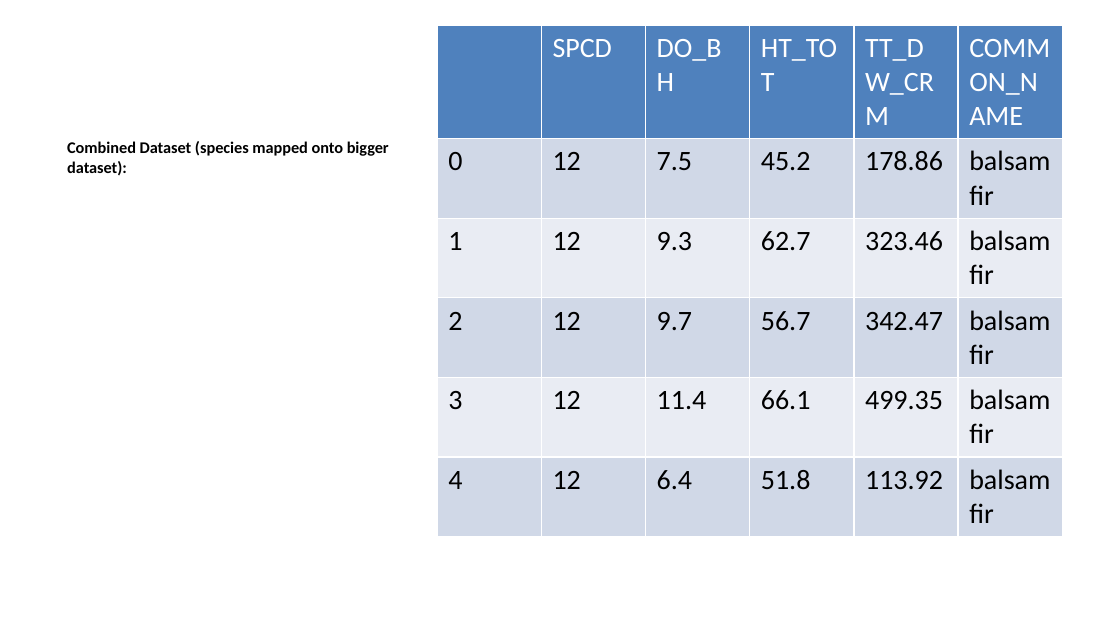
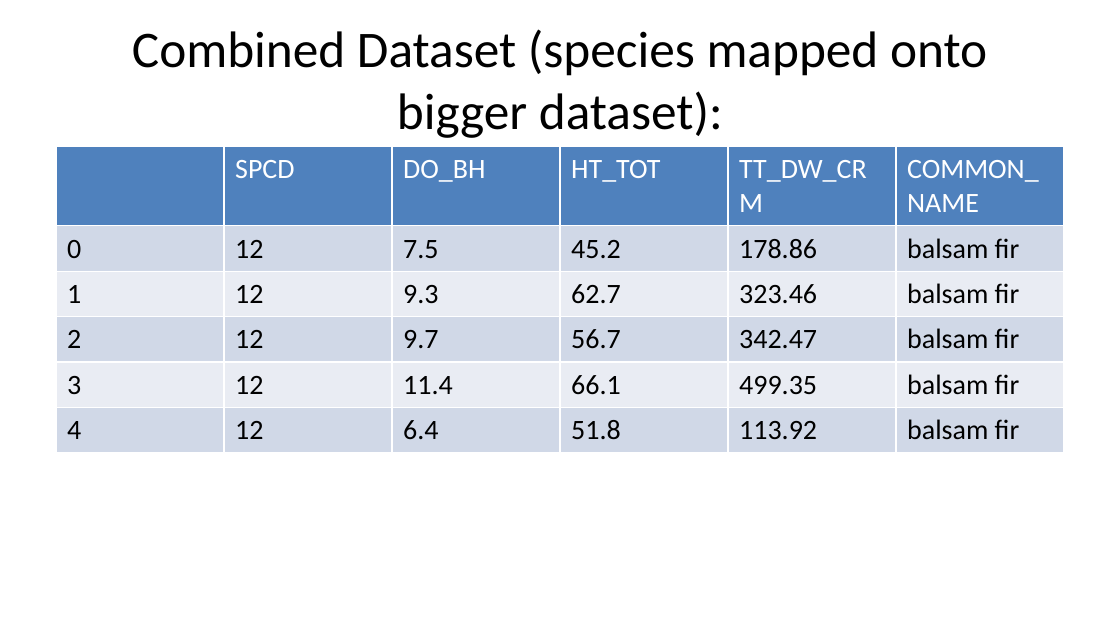
Before and after one commit to deancallahan25/Redwood-Analytics-Portfolio, a slide deck: slide 17 of Project-3/individual-models/data/presentation.pptx (slide 13 before the commit). Drawn at 1120x630 pixels with LibreOffice and Linux fonts; fonts in the diff are those of the drawing. Boxes give left, top, right and bottom in pixels: in the first picture for what was removed or moved away, otherwise in the second. Text is boxed around its words. In the diff, an @@ line names an element or a change of style, - is before the commit and + after.

```diff
--- a/Project-3/individual-models/data/presentation.pptx
+++ b/Project-3/individual-models/data/presentation.pptx
@@ title "Combined Dataset (species mapped onto ...": place and size @@
-title "Combined Dataset (species mapped onto ..." at <box>67,141,389,175</box>
+title "Combined Dataset (species mapped onto ..." at <box>132,29,987,138</box>
@@ title "Combined Dataset (species mapped onto ..." at <box>132,29,987,138</box>: size 10.5 to 33 pt, bold off; alignment left to centre; less space between paragraphs; vertical alignment top to middle @@
@@ table: place and size @@
-table at <box>437,25,1062,561</box>
+table at <box>56,147,1064,562</box>
```
Also in this commit, not shown: 3 other slides changed, 8 slides added, 4 slides removed, 1 other file.
